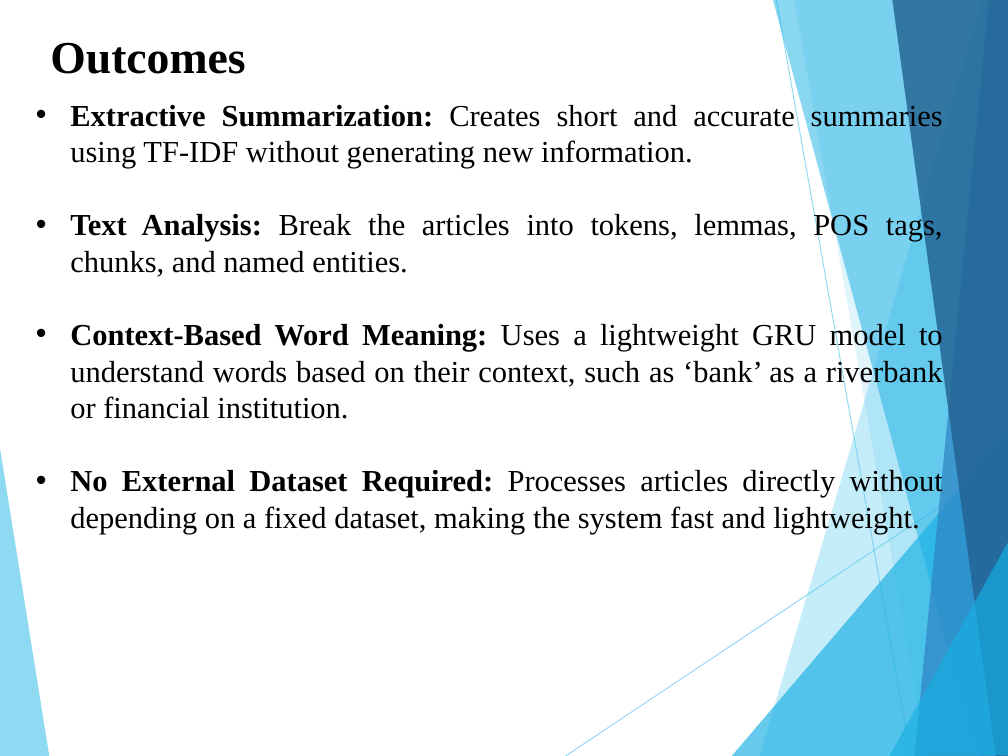
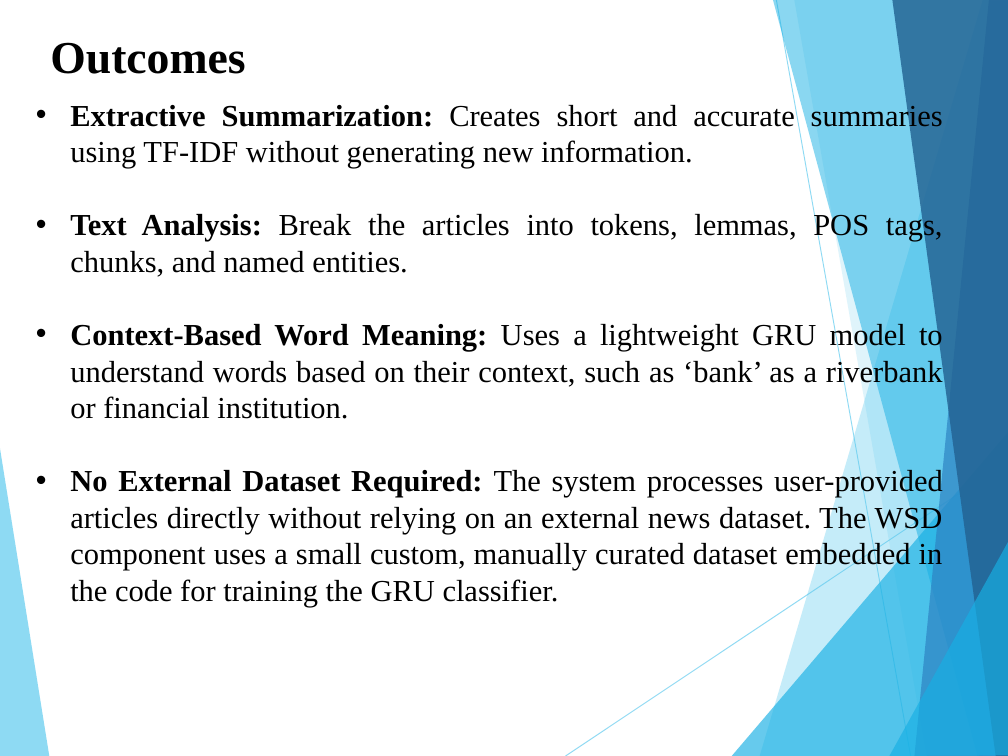
Before and after one commit to adityajkate/news-article-summarizer, a slide deck: slide 9 of NLP_NewsArticleSummary_MP.pptx. Drawn at 1008x756 pixels with LibreOffice and Linux fonts; fonts in the diff are those of the drawing. Boxes give left, top, right and bottom in pixels: in the first picture for what was removed or moved away, otherwise in the second. Text is boxed around its words. In the diff, an @@ line names an element or a change of style, - is before the commit and + after.

```diff
--- a/NLP_NewsArticleSummary_MP.pptx
+++ b/NLP_NewsArticleSummary_MP.pptx
@@ text at [70,468,943,607]: text changed @@
-• No External Dataset Required: Processes articles directly without depending on a fixed dataset, making the system fast and lightweight.
+• No External Dataset Required: The system processes user-provided articles directly without relying on an external news dataset. The WSD component uses a small custom, manually curated dataset embedded in the code for training the GRU classifier.
```
Also in this commit, not shown: 1 other slide changed.
